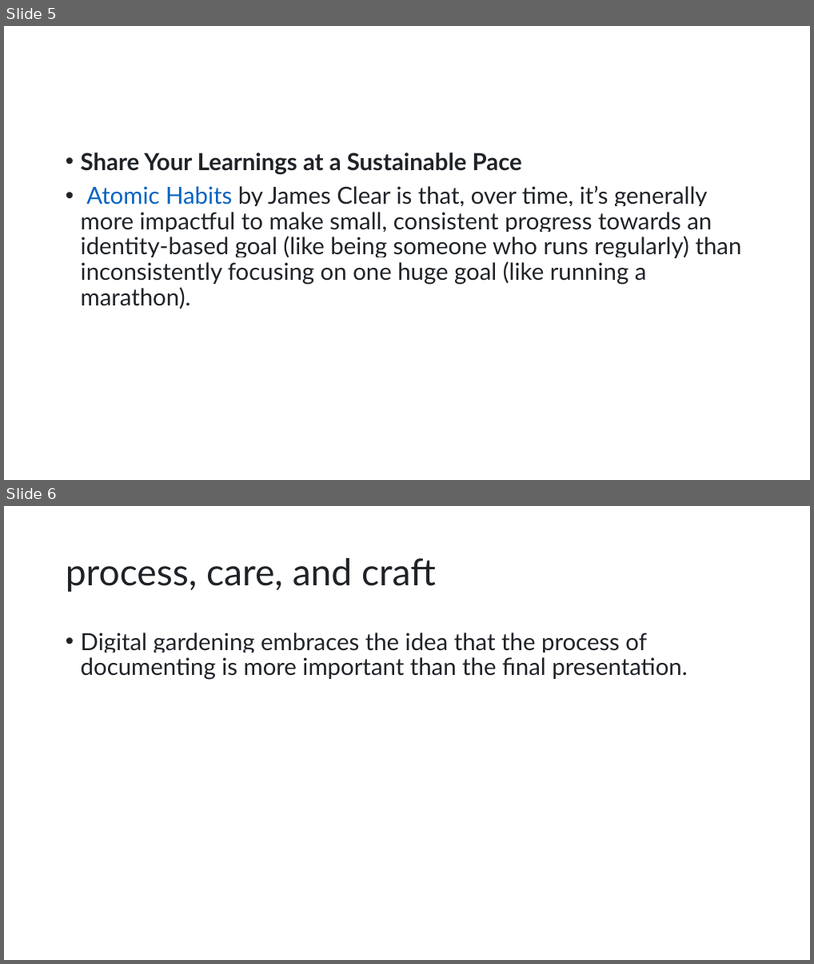
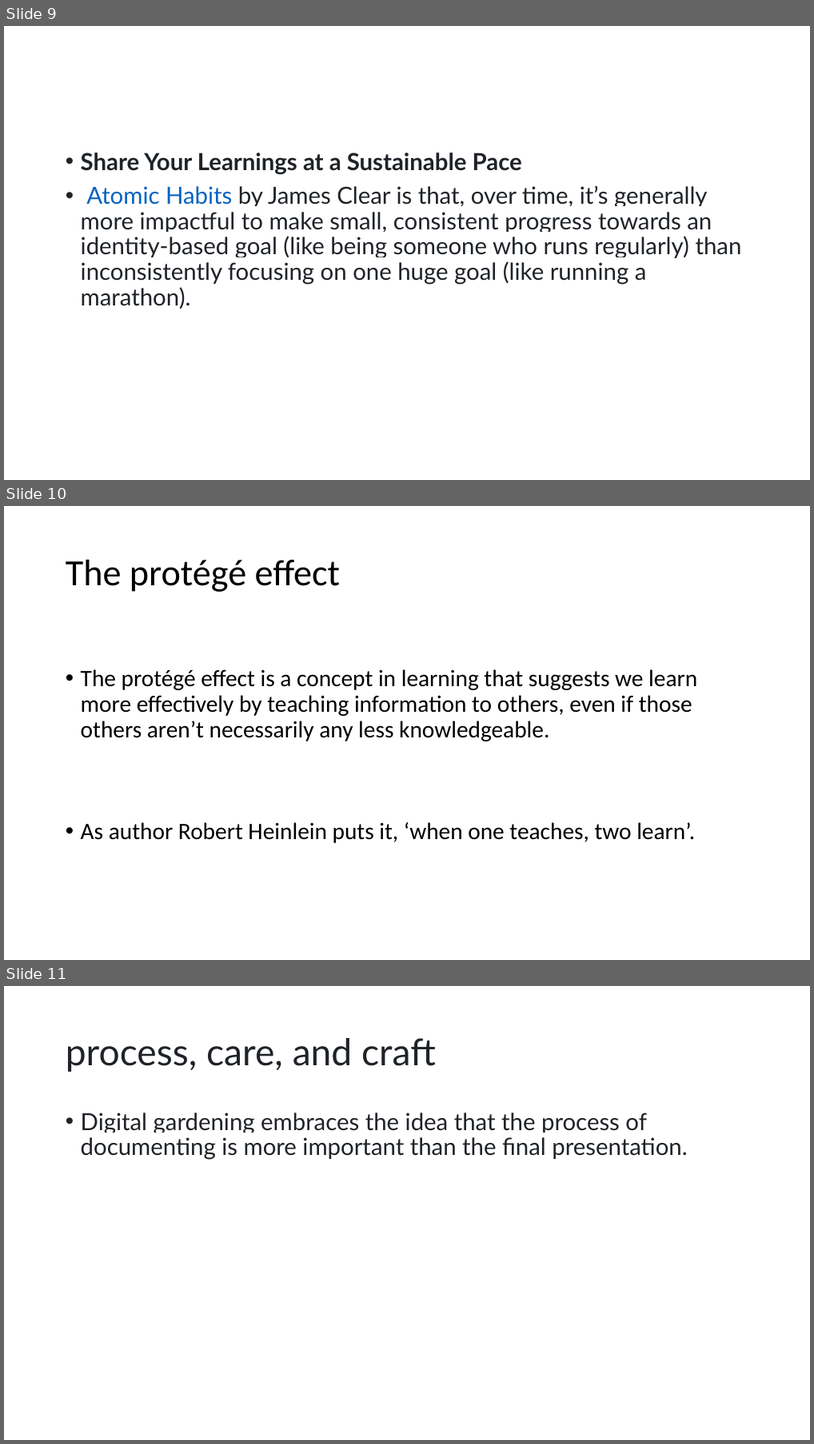
Before and after one commit to vaishnavitv/Assets-and-Publications, a slide deck: Speaking-Engagements/2024/Google-IO-NA-Connect/Talk-driven development.pptx. Shown one above the other, each under a label of ours: slides 5 and 6 before the commit, slides 9, 10 and 11 after it. The pictures are 814x964 and 814x1444 pixels, drawn with LibreOffice and Linux fonts; fonts in the diff are those of the drawing. Boxes give left, top, right and bottom in pixels: in the first picture for what was removed or moved away, otherwise in the second. Text is boxed around its words. In the diff, an @@ line names an element or a change of style, - is before the commit and + after.

```diff
--- a/Speaking-Engagements/2024/Google-IO-NA-Connect/Talk-driven development.pptx
+++ b/Speaking-Engagements/2024/Google-IO-NA-Connect/Talk-driven development.pptx
@@ slide 10 added at (4,506,810,960), background #FFFFFF @@
@@ title added at (66,560,340,592), 44 pt, text #000000 @@
+The protégé effect
@@ text added at (81,669,698,843), 28 pt, text #000000 @@
+• The protégé effect is a concept in learning that suggests we learn more effectively by teaching information to others, even if those others aren’t necessarily any less knowledgeable.
+• As author Robert Heinlein puts it, ‘when one teaches, two learn’.
@@ what was slide 5 is now slide 9 @@
@@ what was slide 6 is now slide 11 @@
```
Also in this commit, not shown: 1 slide changed, 5 other slides added, 3 other files.
